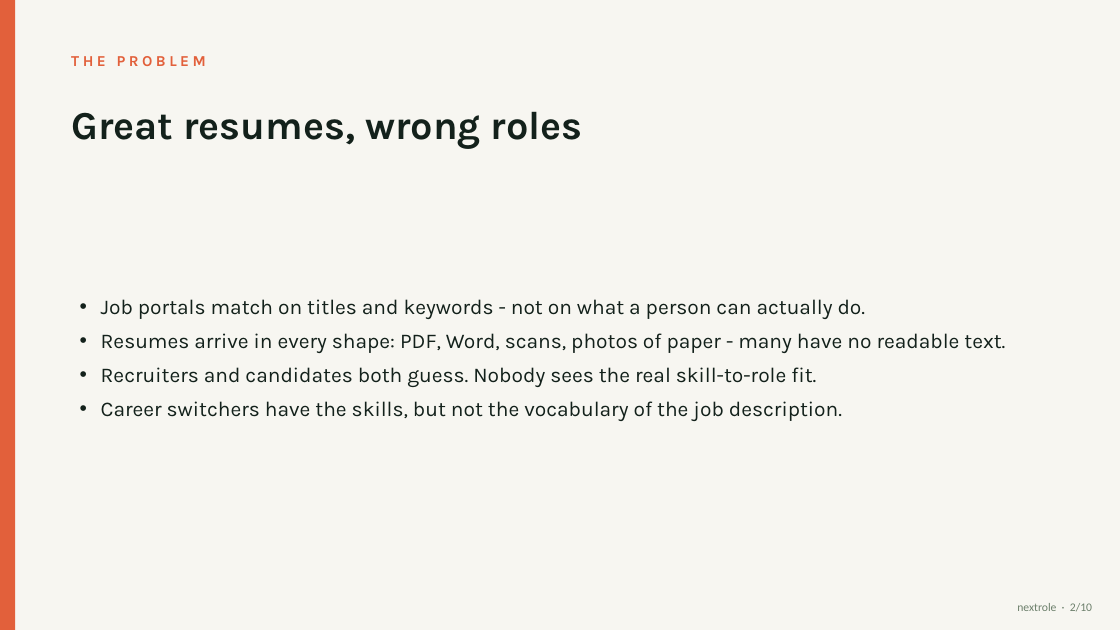
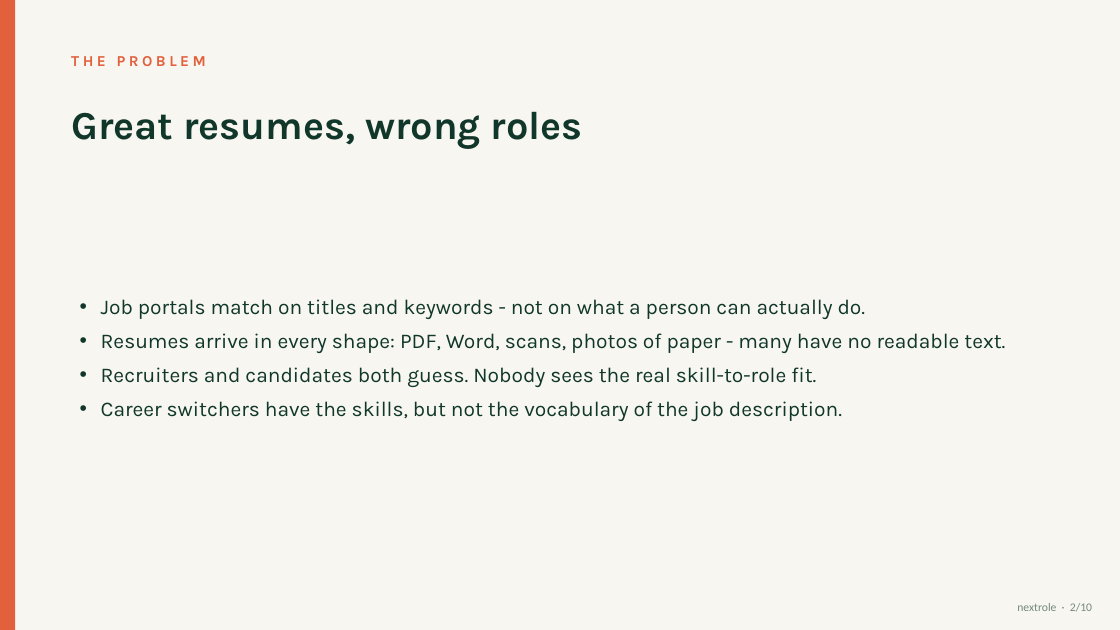
Before and after one commit to saxenavansh070-droid/nextrole, a slide deck: slide 2 of docs/NextRole-Presentation.pptx. Drawn at 1120x630 pixels with LibreOffice and Linux fonts; fonts in the diff are those of the drawing. Boxes give left, top, right and bottom in pixels: in the first picture for what was removed or moved away, otherwise in the second. Text is boxed around its words. In the diff, an @@ line names an element or a change of style, - is before the commit and + after.

```diff
--- a/docs/NextRole-Presentation.pptx
+++ b/docs/NextRole-Presentation.pptx
@@ text "Great resumes, wrong roles" at (71,111,583,149): text colour #13211B to #11372A @@
@@ text "Job portals match on titles ..." at (101,299,1005,421): text colour #13211B to #11372A @@
@@ text "nextrole · 2/10" at (1017,603,1092,611): text colour #6C7F6B to #75897D @@
```
Also in this commit, not shown: 9 other slides changed.
